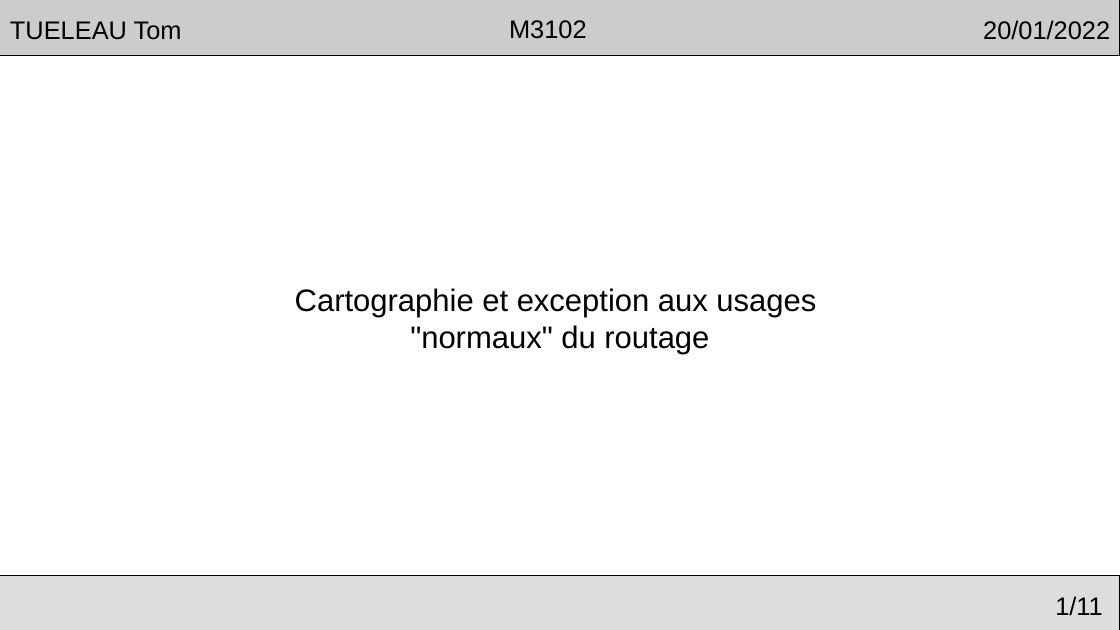
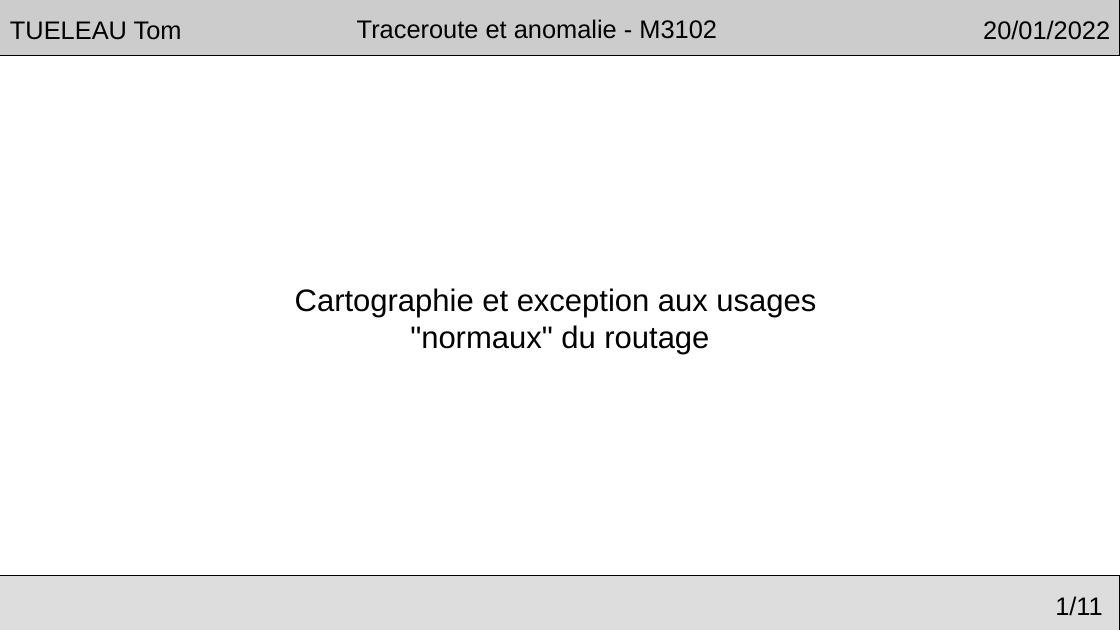
Before and after one commit to Arakio34/tomtraceroute, a slide deck: slide 1 of rfc/presentationM3102.odp. Drawn at 1120x630 pixels with LibreOffice and Linux fonts; fonts in the diff are those of the drawing; background and template pictures are left out. Boxes give left, top, right and bottom in pixels: in the first picture for what was removed or moved away, otherwise in the second. Text is boxed around its words. In the diff, an @@ line names an element or a change of style, - is before the commit and + after.

```diff
--- a/rfc/presentationM3102.odp
+++ b/rfc/presentationM3102.odp
@@ text in rectangle at box(357, 19, 717, 39): text changed @@
-M3102
+Traceroute et anomalie - M3102
```
Also in this commit, not shown: 8 other slides changed, 2 slides added, 2 slides removed.
